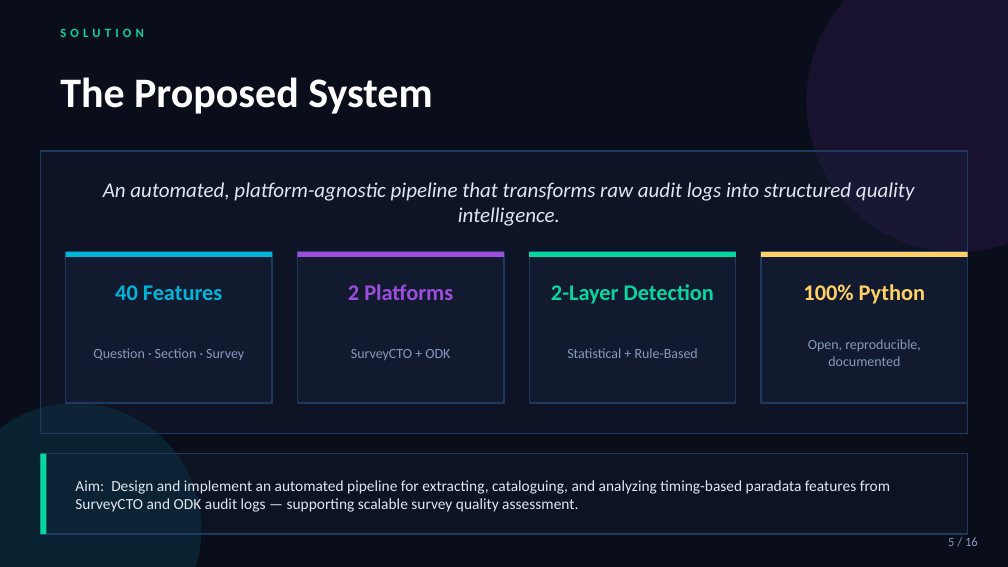
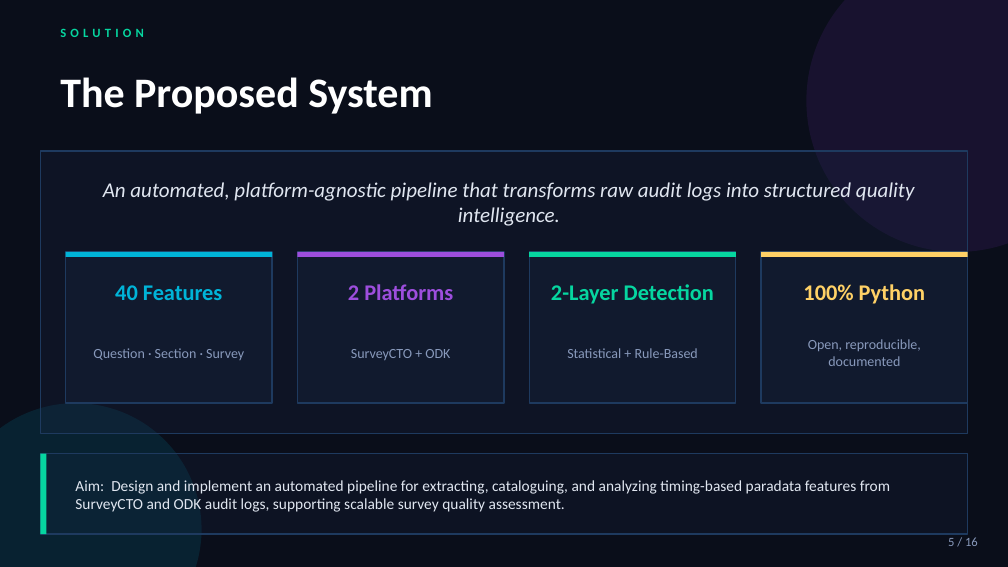
Before and after one commit to Samuelkaoma-eng/SKACE-TIME-DATA, a slide deck: slide 5 of docs/deliverables/Kaoma_Paradata_Presentation.pptx. Drawn at 1008x567 pixels with LibreOffice and Linux fonts; fonts in the diff are those of the drawing. Boxes give left, top, right and bottom in pixels: in the first picture for what was removed or moved away, otherwise in the second. Text is boxed around its words. In the diff, an @@ line names an element or a change of style, - is before the commit and + after.

```diff
--- a/docs/deliverables/Kaoma_Paradata_Presentation.pptx
+++ b/docs/deliverables/Kaoma_Paradata_Presentation.pptx
@@ text at [75, 480, 890, 512]: text changed @@
-Aim: Design and implement an automated pipeline for extracting, cataloguing, and analyzing timing-based paradata features from SurveyCTO and ODK audit logs — supporting scalable survey quality assessment.
+Aim: Design and implement an automated pipeline for extracting, cataloguing, and analyzing timing-based paradata features from SurveyCTO and ODK audit logs, supporting scalable survey quality assessment.
```
Also in this commit, not shown: 10 other slides changed, 6 other files.
